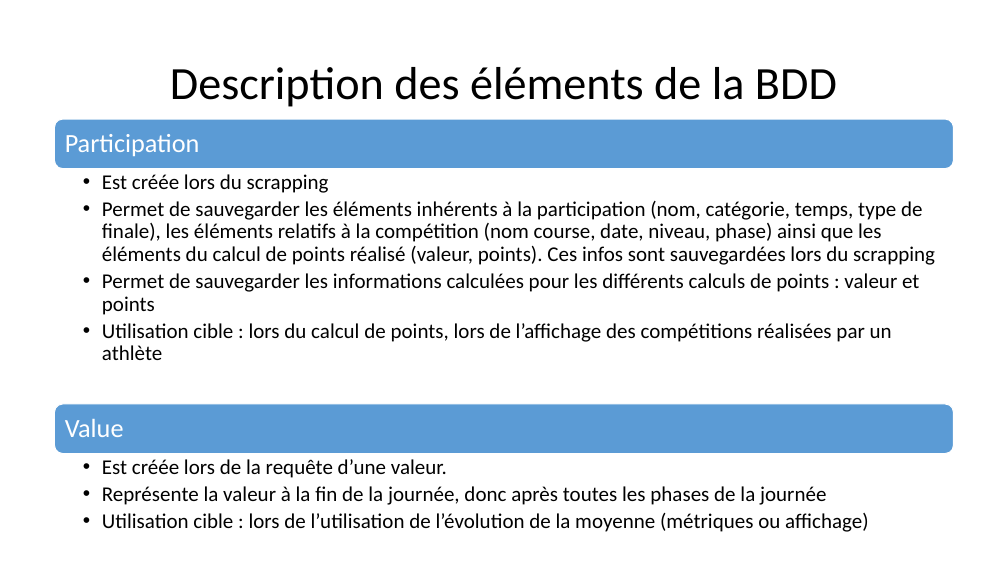
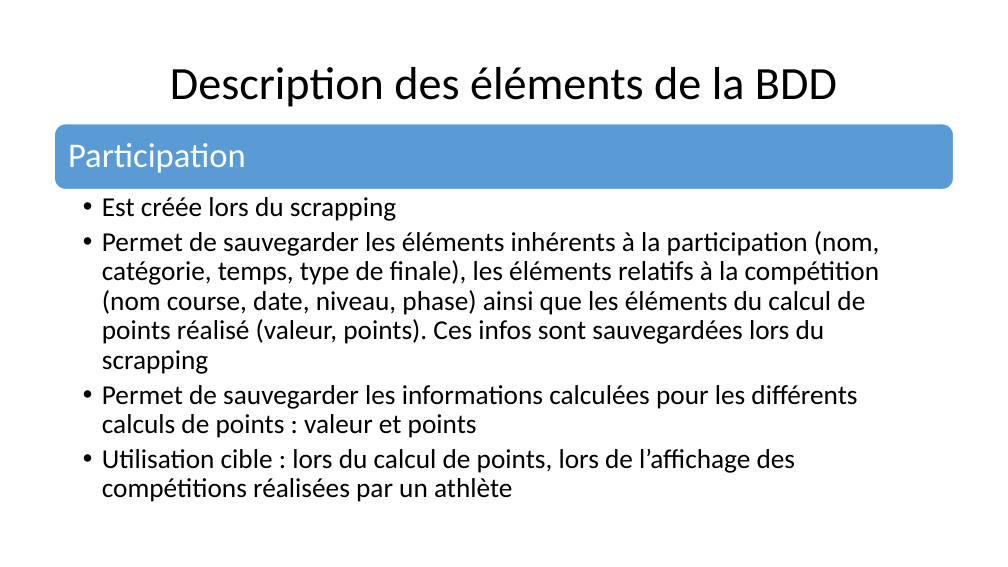
Before and after one commit to CharlesDampeyrou/calcul-de-points-FFCK, a slide deck: slide 4 of documentation/architecture logicielle.pptx. Drawn at 1008x567 pixels with LibreOffice and Linux fonts; fonts in the diff are those of the drawing. Boxes give left, top, right and bottom in pixels: in the first picture for what was removed or moved away, otherwise in the second. Text is boxed around its words. In the diff, an @@ line names an element or a change of style, - is before the commit and + after.

Commit message:
Suppression de la collection "values" dans la bdd

```diff
--- a/documentation/architecture logicielle.pptx
+++ b/documentation/architecture logicielle.pptx
@@ rounded rectangle: place and size @@
-rounded rectangle at <box>54,119,954,169</box>
+rounded rectangle at <box>54,124,954,190</box>
@@ text "Participation" at <box>68,143,246,173</box>: size 25 to 33 pt; more space between paragraphs @@
@@ text "Est créée lors du scrapping": place and size @@
-text "Est créée lors du scrapping" at <box>102,174,935,360</box>
+text "Est créée lors du scrapping" at <box>102,197,880,502</box>
@@ text "Est créée lors du scrapping" at <box>102,197,880,502</box>: size 20 to 26 pt; bullet •• to •; more space between paragraphs @@
@@ rounded rectangle removed at <box>54,404,954,454</box> @@
@@ text removed at <box>65,419,124,437</box> @@
-Value
@@ text removed at <box>102,459,869,532</box> @@
-  •• Est créée lors de la requête d’une valeur.
-  •• Représente la valeur à la fin de la journée, donc après toutes les phases de la journée
-  •• Utilisation cible : lors de l’utilisation de l’évolution de la moyenne (métriques ou affichage)
```
Also in this commit, not shown: 1 other slide changed, 1 other file.
